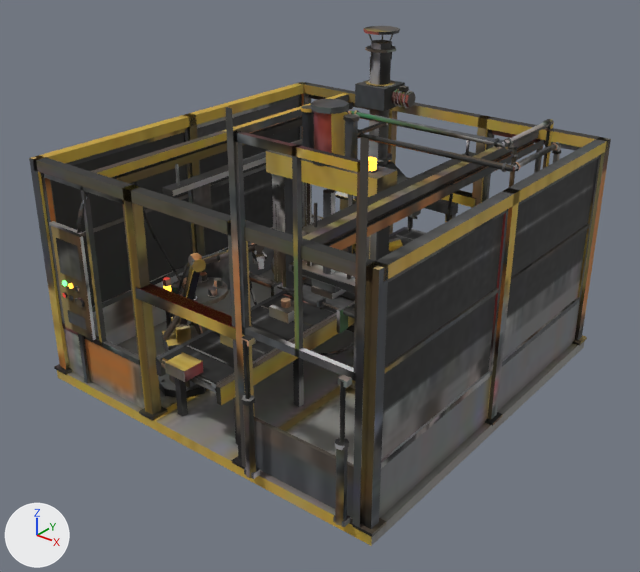
The glTF model arte/modelos/maquinas/montadora/montadora.glb as it was, and as the next commit left it.
Both versions are drawn from a 50 mm camera at (3.74, -4.78, 3.61) aimed at (0.1, -0.24, 0.79). Every picture has the same lights, and +X, +Y and +Z are marked at lower left. The older version comes first. Where no turn or scale is listed for an object, it has been applied to the vertices. Vertices at exactly the same position are counted once.

Names of what the first picture shows: 'montadora_corpo', 'montadora_m12', 'montadora_m23', 'montadora_m27', 'montadora_m40' and 18 more.
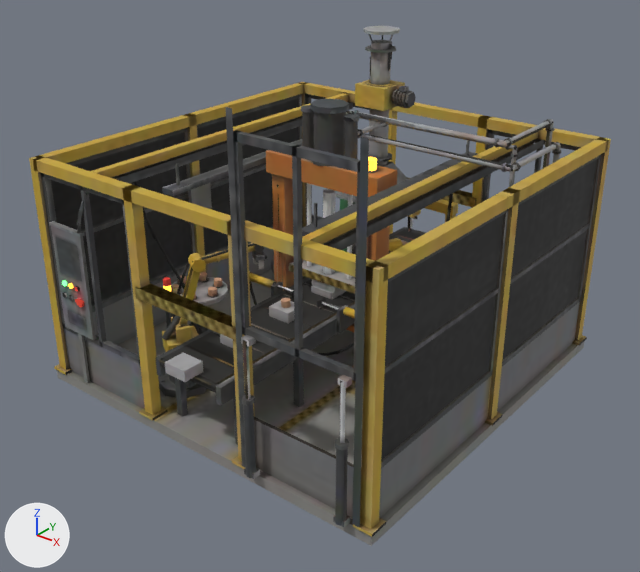
The change in detail:
me_martelo_haste has 118 vertices, 204 faces and spans x -0.34..0.34, y -0.082..0.08, z -0.06..0.96.
me_martelo_haste is used by ob_montadora_m23; location (0.0, 0.0, 0.73).
me_martelo_haste part 1: texture (UV) coordinates of 204 of 204 faces, centred in x -0.338..0.338, y -0.081..0.08, z -0.06..0.96, changed; they spanned u 0.04..0.85, v 0.0..0.94 and now span u 0.0..0.85, v 0.0..0.94.
me_mesa_componentes has 271 vertices, 490 faces and spans x -0.24..0.24, y -0.24..0.24, z -0.018..0.075.
me_mesa_componentes is used by ob_montadora_m40; location (-1.0, -0.42, 0.48).
me_mesa_componentes part 2: texture (UV) coordinates of 474 of 490 faces, centred in x -0.237..0.237, y -0.237..0.237, z -0.018..0.075, changed; they spanned u 0.08..0.94, v 0.0..0.95 and now span u 0.0..0.91, v 0.0..0.95.
me_laje has 5647 vertices, 8070 faces and spans x -1.49..1.49, y -1.57..1.51, z 0.0..2.49.
me_laje is used by ob_montadora_corpo; location (0.0, 0.0, 0.0).
me_laje part 3: 149 of 5647 vertices moved; they spanned x -1.21..-0.89, y 0.59..1.51, z 0.12..0.44 and now span x -1.21..-0.89, y 0.59..1.51, z 0.12..0.44; mean shift (0.0, 0.0, 0.0); largest move (-0.99, 1.5, 0.28) -> (-1.16, 0.64, 0.28).
me_laje part 4: 88 of 5647 vertices moved; they spanned x 0.36..1.22, y 0.43..1.21, z 0.1..1.89 and now span x -0.18..1.22, y 0.43..1.21, z 0.1..1.89; mean shift (-0.06, 0.0, 0.0); largest move (1.21, 0.44, 1.86) -> (-0.18, 0.46, 1.87).
me_laje part 5: 52 of 5647 vertices moved; they spanned x -0.45..0.42, y -0.09..0.5, z 0.89..2.36 and now span x -0.45..1.22, y -0.08..0.5, z 0.18..2.36; mean shift (0.1, 0.0, -0.05); largest move (-0.18, 0.46, 1.88) -> (1.22, 0.45, 1.88).
me_laje part 6: 1 of 5647 vertices moved; they spanned x -0.42, y -0.08, z 0.25 and now span x -0.42, y -0.08, z 1.34; mean shift (0.0, 0.0, 1.09); largest move (-0.42, -0.08, 0.25) -> (-0.42, -0.08, 1.34).
me_laje part 7: 6993 kept faces spanning x -1.49..1.49, y -1.57..1.5, z 0.0..2.49 get new texture (UV) coordinates.
me_peca_corpo has 8 vertices, 12 faces and spans x -0.09..0.09, y -0.08..0.08, z 0.0..0.08.
me_peca_corpo is used by ob_montadora_m12; location (0.0, -1.5, 0.62).
me_peca_corpo part 8: texture (UV) coordinates of 12 of 12 faces, centred in x -0.09..0.09, y -0.08..0.08, z 0.0..0.08, changed; they spanned u 0.29..0.79, v 0.06..0.76 and now span u 0.21..0.72, v 0.74..0.79.

Location of each change, (x1, y1, x2, y2) in pixels of the pictures (640 x 572 px; the box of a moved part takes in the faces that stretch with it):
part 1 of me_martelo_haste, surface changed (lighter): (289, 183, 355, 294) in both
part 2 of me_mesa_componentes, surface changed (lighter): (171, 272, 228, 306) in both
part 3 of me_laje, moved or reshaped (mostly hidden): (271, 256, 305, 278) in both
part 4 of me_laje, moved or reshaped (mostly hidden): (509, 145, 517, 187) in both
part 5 of me_laje, moved or reshaped: before (275, 47, 389, 298); after (277, 47, 517, 283)
part 6 of me_laje, moved or reshaped: before (278, 211, 280, 270); after (278, 196, 280, 267)
part 7 of me_laje, surface changed: (29, 26, 611, 546) in both
part 8 of me_peca_corpo, surface changed (yellow to grey): (165, 353, 203, 382) in both
